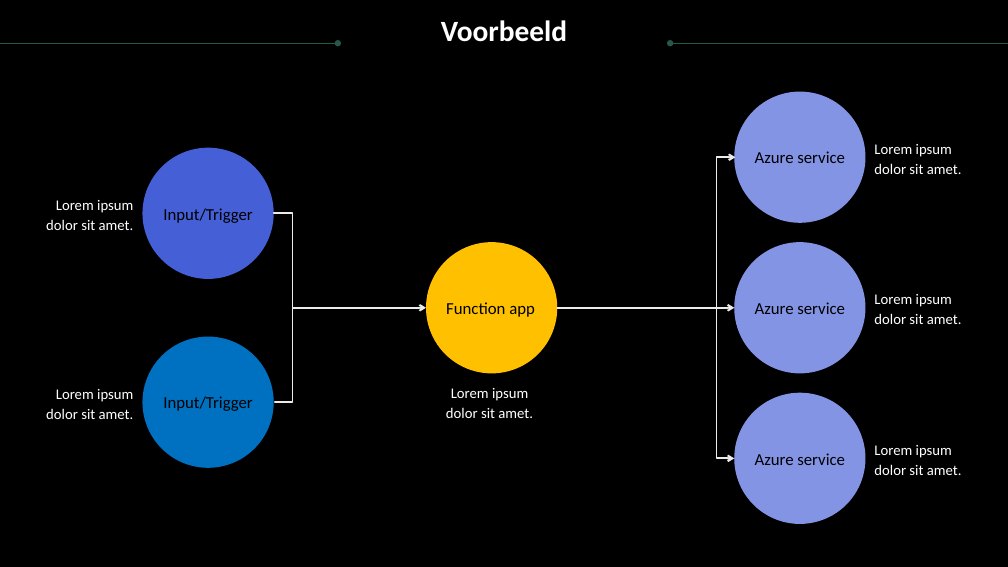
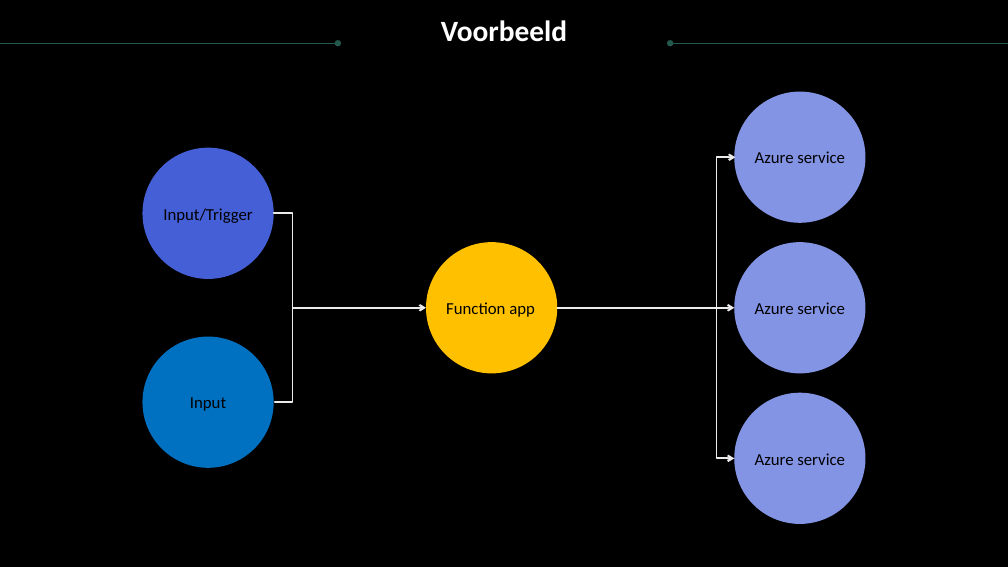
Before and after one commit to RamboBD/CloudMinorDocumenten, a slide deck: slide 12 of Function apps Research story.pptx (slide 6 before the commit). Drawn at 1008x567 pixels with LibreOffice and Linux fonts; fonts in the diff are those of the drawing; background and template pictures are left out. Boxes give left, top, right and bottom in pixels: in the first picture for what was removed or moved away, otherwise in the second. Text is boxed around its words. In the diff, an @@ line names an element or a change of style, - is before the commit and + after.

Commit message:
yep

```diff
--- a/Function apps Research story.pptx
+++ b/Function apps Research story.pptx
@@ text removed at (874,144,962,174) @@
-Lorem ipsum dolor sit amet.
@@ text removed at (46,200,134,230) @@
-Lorem ipsum dolor sit amet.
@@ text removed at (874,294,962,324) @@
-Lorem ipsum dolor sit amet.
@@ text removed at (46,389,134,419) @@
-Lorem ipsum dolor sit amet.
@@ text removed at (446,388,533,418) @@
-Lorem ipsum dolor sit amet.
@@ text at (190,397,226,411): text changed @@
-Input/Trigger
+Input
@@ text removed at (874,445,962,475) @@
-Lorem ipsum dolor sit amet.
```
Also in this commit, not shown: 2 other slides changed, 12 slides added.
